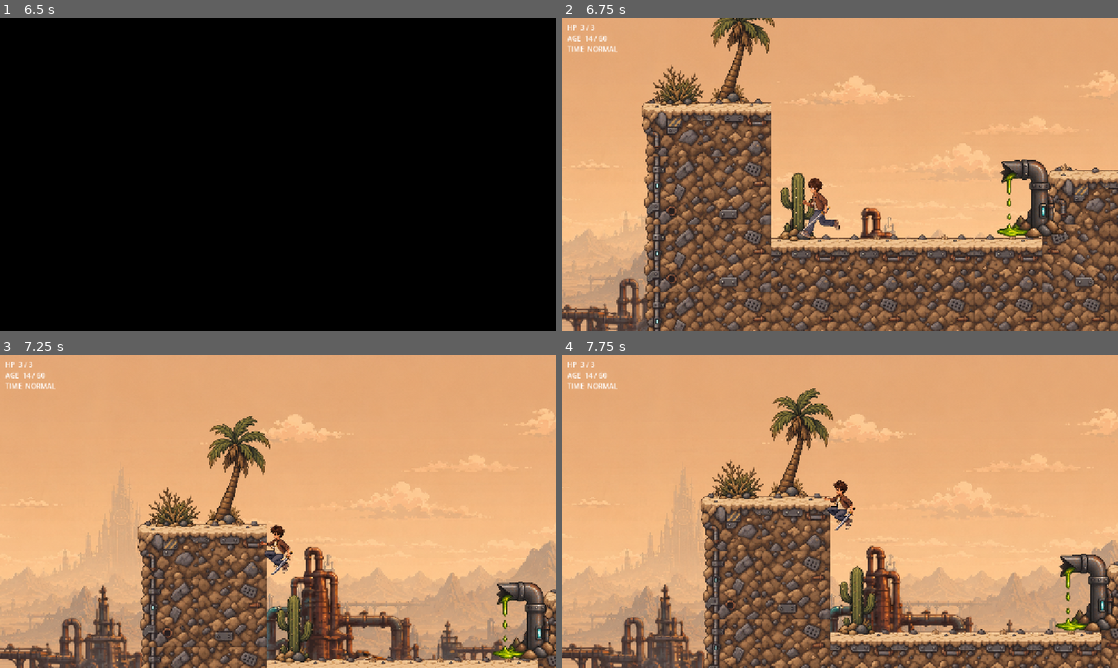
Above: before the commit, frames 1-4 (two rows, left to right).
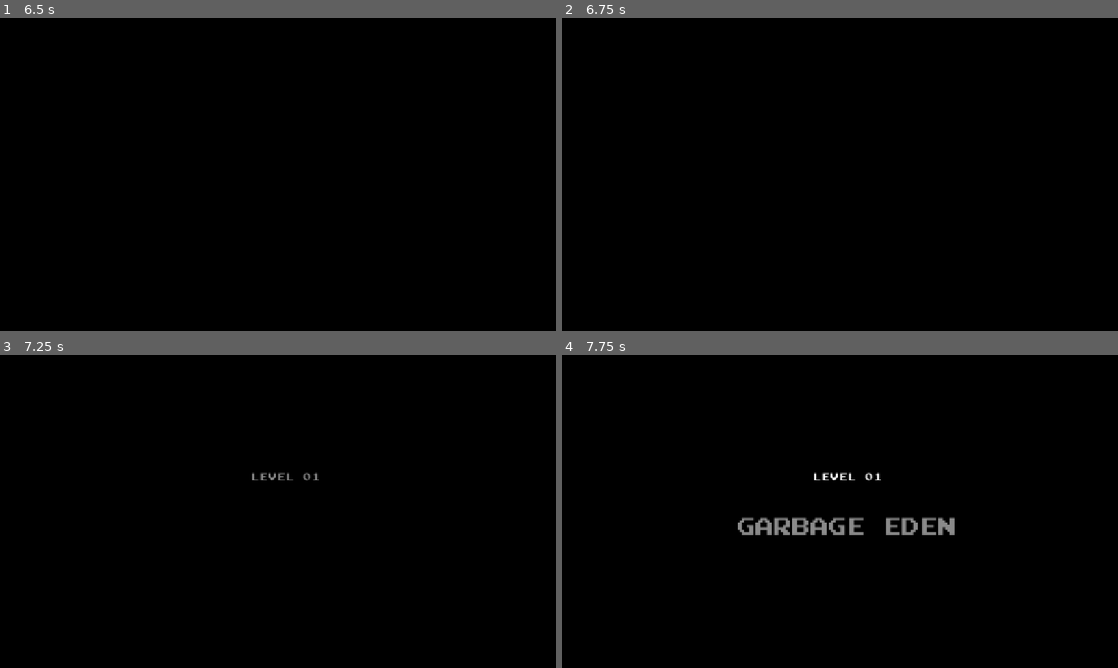
Above: after the commit, the same moments.

Repository: Zeyadzahran/years-to-spare
Game: Godot game, scene res://src/levels/logo.tscn
The game is run twice, just before and just after one commit, with the same random seed, the same clock (stepped at 60 frames per second) and the same inputs.
Inputs:
- Up to frame 1 (6.5 s): tap Enter at 0.5 s; hold D (move_right) 0.53-2.03 s; tap J (attack) at 0.6, 4.35 s; tap Space (jump) at 0.77, 1.52, 3.02, 3.77, 4.52 s; tap S (crouch) at 1.35 s; tap R (restart) at 2, 2.75, 3.5 s; hold A (move_left) 2.03-2.78 s; tap E (time_rewind) at 2.1 s; hold D (move_right) 2.78-4.28 s; tap Shift (time_slow) at 2.85 s; tap Q (time_stop) at 3.6 s; hold A (move_left) 4.28-5.03 s; hold D (move_right) 5.03-5.75 s; hold S (crouch) 5.03-5.75 s; click "PLAY" at 5.75 s
- Up to frame 2 (6.75 s): tap R (restart) at 6.5 s; hold A (move_left) from 6.53 s (still down); tap E (time_rewind) at 6.6 s
- Up to frame 3 (7.25 s): keep holding A (move_left); tap Space (jump) at 6.77 s
- Up to frame 4 (7.75 s): keep holding A (move_left); tap Shift (time_slow) at 7.35 s; tap Space (jump) at 7.52 s

Frame 1 is identical in both runs. In frame 2, 100% of the frame differs, in the area x 0-100%, y 0-100%; in frame 3, 100%; in frame 4, 100%.

Commit message:
add level intro and name before the game strats

Diff:
--- /dev/null
+++ b/scripts/garbage_eden.gd
@@ -0,0 +1,124 @@
+extends Node2D
+
+@onready var background = $Background
+@onready var level_intro = $UI/LevelIntro
+@onready var level_number = $UI/LevelIntro/LevelTitle
+@onready var level_name = $UI/LevelIntro/LevelName
+@onready var subtitle = $UI/LevelIntro/Subtitle
+
+
+func _ready():
+
+	# Start with a completely black screen.
+	background.modulate.a = 1.0
+
+	# Hide the level title text.
+	level_number.modulate.a = 0.0
+	level_name.modulate.a = 0.0
+	subtitle.modulate.a = 0.0
+
+	# Play the cinematic.
+	play_level_intro()
+
+
+func play_level_intro():
+	# -----------------------------
+	# FADE IN TITLE
+	# -----------------------------
+
+	var tween = create_tween()
+	tween.set_parallel(true)
+
+	# LEVEL 01
+	tween.tween_property(
+		level_number,
+		"modulate:a",
+		1.0,
+		0.8
+	).set_delay(0.3)
+
+	# GARBAGE EDEN
+	tween.tween_property(
+		level_name,
+		"modulate:a",
+		1.0,
+		0.8
+	).set_delay(0.8)
+
+	# SUBTITLE
+	tween.tween_property(
+		subtitle,
+		"modulate:a",
+		1.0,
+		0.8
+	).set_delay(1.3)
+
+	await tween.finished
+
+
+	# -----------------------------
+	# HOLD TITLE
+	# -----------------------------
+
+	await get_tree().create_timer(2.5).timeout
+
+
+	# -----------------------------
+	# FADE OUT TEXT
+	# -----------------------------
+
+	var fade_text = create_tween()
+	fade_text.set_parallel(true)
+
+	fade_text.tween_property(
+		level_number,
+		"modulate:a",
+		0.0,
+		0.8
+	)
+
+	fade_text.tween_property(
+		level_name,
+		"modulate:a",
+		0.0,
+		0.8
+	)
+
+	fade_text.tween_property(
+		subtitle,
+		"modulate:a",
+		0.0,
+		0.8
+	)
+
+	await fade_text.finished
+
+
+	# -----------------------------
+	# FADE OUT BACKGROUND
+	# -----------------------------
+
+	var fade_background = create_tween()
+
+	fade_background.tween_property(
+		background,
+		"modulate:a",
+		0.0,
+		1.2
+	)
+
+	await fade_background.finished
+
+
+	# -----------------------------
+	# START GAMEPLAY
+	# -----------------------------
+
+	level_intro.visible = false
+	background.visible = false
+
+	start_level_01()
+
+
+func start_level_01():
+	get_tree().change_scene_to_file("res://src/levels/level_01.tscn")
--- a/scripts/intro.gd
+++ b/scripts/intro.gd
@@ -94,7 +94,7 @@
 	await fade_out()
 
 func start_game():
-	get_tree().change_scene_to_file("res://src/levels/level_01.tscn")
+	get_tree().change_scene_to_file("res://src/levels/garbage_eden.tscn")
 
 func show_title():
 	$Title.modulate.a = 0.0
--- /dev/null
+++ b/src/levels/garbage_eden.tscn
@@ -0,0 +1,50 @@
+[gd_scene format=3 uid="uid://ccu7y00mo6osu"]
+
+[ext_resource type="Script" uid="uid://bejj7dum5nlxk" path="res://scripts/garbage_eden.gd" id="1_5uui7"]
+[ext_resource type="FontFile" uid="uid://ch88yap8gjhin" path="res://assets/fonts/prstart.ttf" id="1_xih65"]
+
+[node name="GarbageEden" type="Node2D" unique_id=150344343]
+script = ExtResource("1_5uui7")
+
+[node name="Background" type="ColorRect" parent="." unique_id=2078578491]
+offset_right = 1281.0
+offset_bottom = 719.0
+color = Color(0, 0, 0, 1)
+
+[node name="UI" type="CanvasLayer" parent="." unique_id=1246061587]
+
+[node name="LevelIntro" type="Control" parent="UI" unique_id=1755369050]
+layout_mode = 3
+anchors_preset = 0
+offset_right = 40.0
+offset_bottom = 40.0
+
+[node name="LevelTitle" type="Label" parent="UI/LevelIntro" unique_id=1938595458]
+layout_mode = 0
+offset_left = 578.0
+offset_top = 271.0
+offset_right = 738.0
+offset_bottom = 300.0
+theme_override_fonts/font = ExtResource("1_xih65")
+theme_override_font_sizes/font_size = 20
+text = "LEVEL 01"
+
+[node name="LevelName" type="Label" parent="UI/LevelIntro" unique_id=498003565]
+layout_mode = 0
+offset_left = 404.0
+offset_top = 376.0
+offset_right = 908.0
+offset_bottom = 419.0
+theme_override_fonts/font = ExtResource("1_xih65")
+theme_override_font_sizes/font_size = 42
+text = "GARBAGE EDEN"
+horizontal_alignment = 1
+vertical_alignment = 1
+
+[node name="Subtitle" type="Label" parent="UI/LevelIntro" unique_id=1203887356]
+layout_mode = 0
+offset_left = 455.0
+offset_top = 654.0
+offset_right = 847.0
+offset_bottom = 685.0
+text = "Where everything the city threw away came to die."
Not shown, added: scripts/garbage_eden.gd.uid
